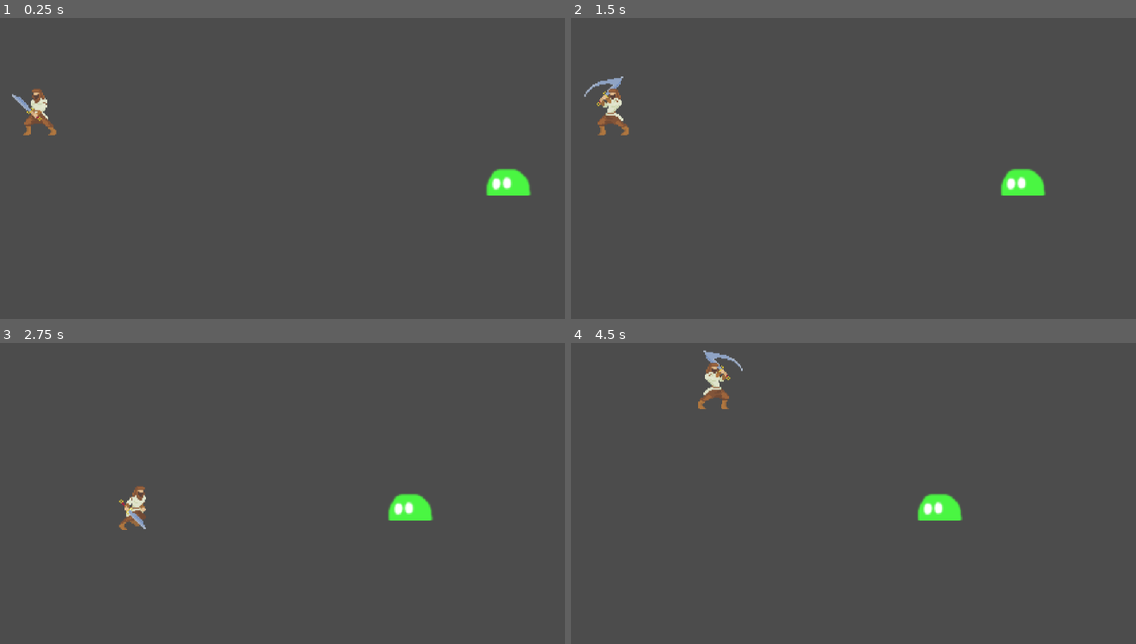
Above: before the commit, frames 1-4 (two rows, left to right).
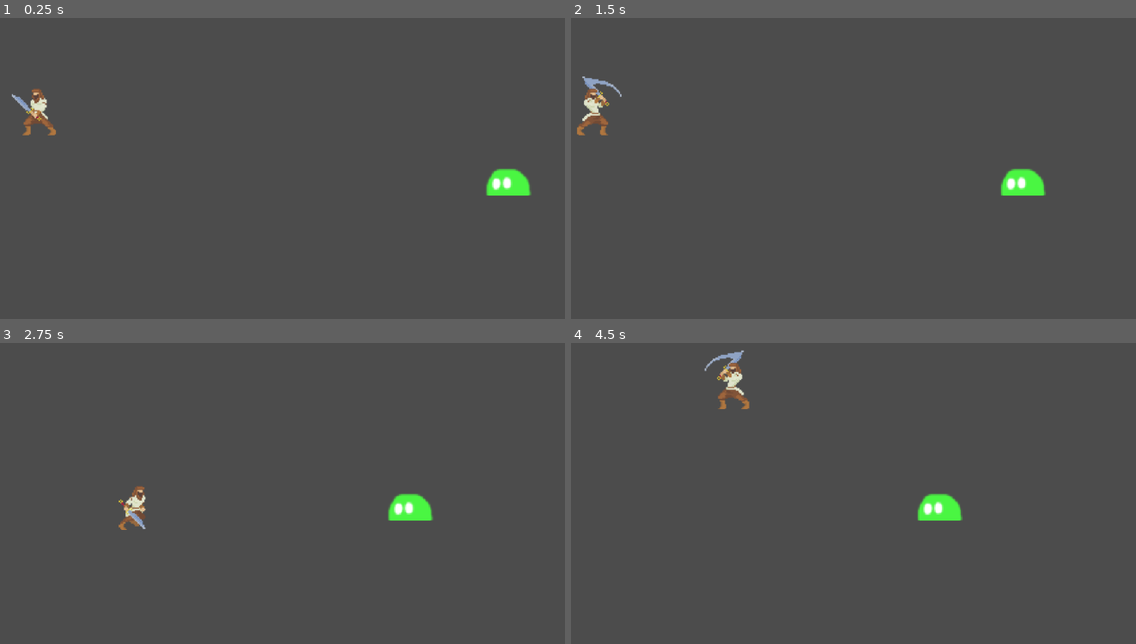
Above: after the commit, the same moments.

Repository: Russdaddy/battler
Game: Godot game, scene res://main.tscn
Two runs of this game, one before a commit and one after it. Both use one fixed random seed, a clock stepped at 60 frames per second and the inputs below.
Inputs:
- Up to frame 1 (0.25 s): no input
- Up to frame 2 (1.5 s): hold Right (ui_right) 0.53-1.28 s; hold Space (charge) 0.53-1.28 s; hold Down (ui_down) from 1.28 s (still down); tap Space (charge) at 1.35 s
- Up to frame 3 (2.75 s): release Down (ui_down) at 2.03 s; hold Right (ui_right) from 2.03 s (still down); hold Space (charge) from 2.03 s (still down)
- Up to frame 4 (4.5 s): release Right (ui_right) at 2.78 s; release Space (charge) at 2.78 s; hold Up (ui_up) 2.78-3.53 s; tap Space (charge) at 2.85, 4.35 s; hold Space (charge) 3.53-4.28 s; hold Left (ui_left) from 3.53 s (still down); tap Enter at 4.25 s

The runs differ from the first frame. In frame 1, less than 0.1% of the frame differs, in the area x 1-11%, y 23-40%; in frame 2, 0.9%, in the area x 1-11%, y 19-40%; in frame 3, less than 0.1%; in frame 4, 0.9%.

Commit message:
starting quick attack function, refactor and debug animation flip logic

Diff:
--- a/main.tscn
+++ b/main.tscn
@@ -1,6 +1,7 @@
-[gd_scene load_steps=30 format=2]
+[gd_scene load_steps=33 format=2]
 
 [ext_resource path="res://scripts/player/playerAnimations.gd" type="Script" id=1]
+[ext_resource path="res://assets/attack_quick.png" type="Texture" id=2]
 [ext_resource path="res://scripts/player/player.gd" type="Script" id=3]
 [ext_resource path="res://scripts/main/main.gd" type="Script" id=4]
 [ext_resource path="res://assets/idle_1.png" type="Texture" id=6]
@@ -54,63 +55,73 @@
 
 [sub_resource type="AtlasTexture" id=10]
 flags = 4
-atlas = ExtResource( 9 )
+atlas = ExtResource( 8 )
 region = Rect2( 0, 0, 100, 113 )
 
 [sub_resource type="AtlasTexture" id=11]
 flags = 4
-atlas = ExtResource( 9 )
+atlas = ExtResource( 8 )
 region = Rect2( 100, 0, 100, 113 )
 
 [sub_resource type="AtlasTexture" id=12]
 flags = 4
-atlas = ExtResource( 9 )
+atlas = ExtResource( 8 )
 region = Rect2( 200, 0, 100, 113 )
 
 [sub_resource type="AtlasTexture" id=13]
 flags = 4
-atlas = ExtResource( 9 )
+atlas = ExtResource( 8 )
 region = Rect2( 300, 0, 100, 113 )
 
 [sub_resource type="AtlasTexture" id=14]
 flags = 4
 atlas = ExtResource( 9 )
-region = Rect2( 400, 0, 100, 113 )
+region = Rect2( 0, 0, 100, 113 )
 
 [sub_resource type="AtlasTexture" id=15]
 flags = 4
 atlas = ExtResource( 9 )
-region = Rect2( 500, 0, 100, 113 )
+region = Rect2( 100, 0, 100, 113 )
 
 [sub_resource type="AtlasTexture" id=16]
 flags = 4
 atlas = ExtResource( 9 )
-region = Rect2( 600, 0, 100, 113 )
+region = Rect2( 200, 0, 100, 113 )
 
 [sub_resource type="AtlasTexture" id=17]
 flags = 4
 atlas = ExtResource( 9 )
-region = Rect2( 700, 0, 100, 113 )
+region = Rect2( 300, 0, 100, 113 )
 
 [sub_resource type="AtlasTexture" id=18]
 flags = 4
-atlas = ExtResource( 8 )
-region = Rect2( 0, 0, 100, 113 )
+atlas = ExtResource( 9 )
+region = Rect2( 400, 0, 100, 113 )
 
 [sub_resource type="AtlasTexture" id=19]
 flags = 4
-atlas = ExtResource( 8 )
-region = Rect2( 100, 0, 100, 113 )
+atlas = ExtResource( 9 )
+region = Rect2( 500, 0, 100, 113 )
 
 [sub_resource type="AtlasTexture" id=20]
 flags = 4
-atlas = ExtResource( 8 )
-region = Rect2( 200, 0, 100, 113 )
+atlas = ExtResource( 9 )
+region = Rect2( 600, 0, 100, 113 )
 
 [sub_resource type="AtlasTexture" id=21]
 flags = 4
-atlas = ExtResource( 8 )
-region = Rect2( 300, 0, 100, 113 )
+atlas = ExtResource( 9 )
+region = Rect2( 700, 0, 100, 113 )
+
+[sub_resource type="AtlasTexture" id=23]
+flags = 4
+atlas = ExtResource( 2 )
+region = Rect2( 0, 0, 40, 45 )
+
+[sub_resource type="AtlasTexture" id=24]
+flags = 4
+atlas = ExtResource( 2 )
+region = Rect2( 40, 0, 40, 45 )
 
 [sub_resource type="SpriteFrames" id=22]
 animations = [ {
@@ -124,15 +135,20 @@
 "name": "charging",
 "speed": 5.0
 }, {
-"frames": [ SubResource( 10 ), SubResource( 11 ), SubResource( 12 ), SubResource( 13 ), SubResource( 14 ), SubResource( 15 ), SubResource( 16 ), SubResource( 17 ) ],
+"frames": [ SubResource( 10 ), SubResource( 11 ), SubResource( 12 ), SubResource( 13 ) ],
+"loop": false,
+"name": "attack",
+"speed": 12.0
+}, {
+"frames": [ SubResource( 14 ), SubResource( 15 ), SubResource( 16 ), SubResource( 17 ), SubResource( 18 ), SubResource( 19 ), SubResource( 20 ), SubResource( 21 ) ],
 "loop": true,
 "name": "run",
 "speed": 18.0
 }, {
-"frames": [ SubResource( 18 ), SubResource( 19 ), SubResource( 20 ), SubResource( 21 ) ],
-"loop": false,
-"name": "attack",
-"speed": 12.0
+"frames": [ SubResource( 23 ), SubResource( 24 ) ],
+"loop": true,
+"name": "attack_quick",
+"speed": 5.0
 } ]
 
 [node name="Main" type="Node2D"]
@@ -146,6 +162,7 @@
 shape = SubResource( 1 )
 
 [node name="AnimatedSprite" type="AnimatedSprite" parent="player"]
-position = Vector2( -8.00903, -8.009 )
+position = Vector2( -8.67645, -8.009 )
 frames = SubResource( 22 )
+animation = "attack_quick"
 script = ExtResource( 1 )
--- a/scripts/player/player.gd
+++ b/scripts/player/player.gd
@@ -9,7 +9,8 @@
 var velocity = Vector2()
 #one of idle,charge,attack,run_left_,run_right
 var status:String = 'idle'
-var attackTimer = 0;
+var strongAttackTimer = 0;
+var quickAttackTimer = 0;
 var chargeLength = 0;
 export var attackCooldown = 0
 
@@ -48,15 +49,17 @@
 		handle_attack_raycast()
 		if chargeLength > 30:
 			attackCooldown = 100
+			strongAttackTimer = 20
+
 		chargeLength = 0
-		attackTimer = 20
 
 func get_input():
 	velocity = Vector2()
 	if Input.is_action_pressed('charge') && attackCooldown == 0:
 		chargeLength+=1
-		status = 'charge'
-	elif attackTimer == 0:
+		if chargeLength > 10:
+			status = 'charge'
+	elif strongAttackTimer == 0:
 		if Input.is_action_pressed('ui_right'):
 			status = 'run_right'
 			velocity.x +=1
@@ -79,8 +82,11 @@
 		attackCooldown -=1
 
 func handle_attack():
-	if(attackTimer > 0):
-		attackTimer -= 1
+	if(strongAttackTimer > 0):
+		strongAttackTimer -= 1
+		status = "attack"
+	elif(quickAttackTimer > 0):
+		quickAttackTimer -= 1
 		status = "attack"
 	else:
 		status = "idle"
--- a/scripts/player/playerAnimations.gd
+++ b/scripts/player/playerAnimations.gd
@@ -14,7 +14,7 @@
 	play()
 	pass # Replace with function body.
 
-#last pressed tracking for turn
+#last pressed tracking
 func _input(event):
 	if(event.is_action_released("ui_right")):
 		last_pressed = "right"
@@ -23,7 +23,6 @@
 	pass
 
 func handle_flipping():
-	set_animation("run")
 	if Input.is_action_pressed("ui_right"):
 		flip_h = true
 	elif Input.is_action_pressed("ui_left"):
@@ -32,23 +31,21 @@
 		flip_h = true if last_pressed == "right" else false
 
 func _process(delta):
+	handle_flipping()
 	match get_node("..").status:
 		"charge":
 			set_animation("charging")
 		"attack":
 			set_animation("attack")
 		"run_left":
-			flip_h = false
 			set_animation("run")
 		"run_right":
-			flip_h = true
 			set_animation("run")
 		"run_up":
-			handle_flipping()
+			set_animation("run")
 		"run_down":
-			handle_flipping()
+			set_animation("run")
 		"idle":
-			flip_h = true if last_pressed == "right" else false
 			set_animation('default')
 
 #	elif(!Input.is_action_pressed('ui_left') && !Input.is_action_pressed('ui_right')):
Binary file added: assets/attack_quick.png
Not shown, added: assets/attack_quick.png.import
